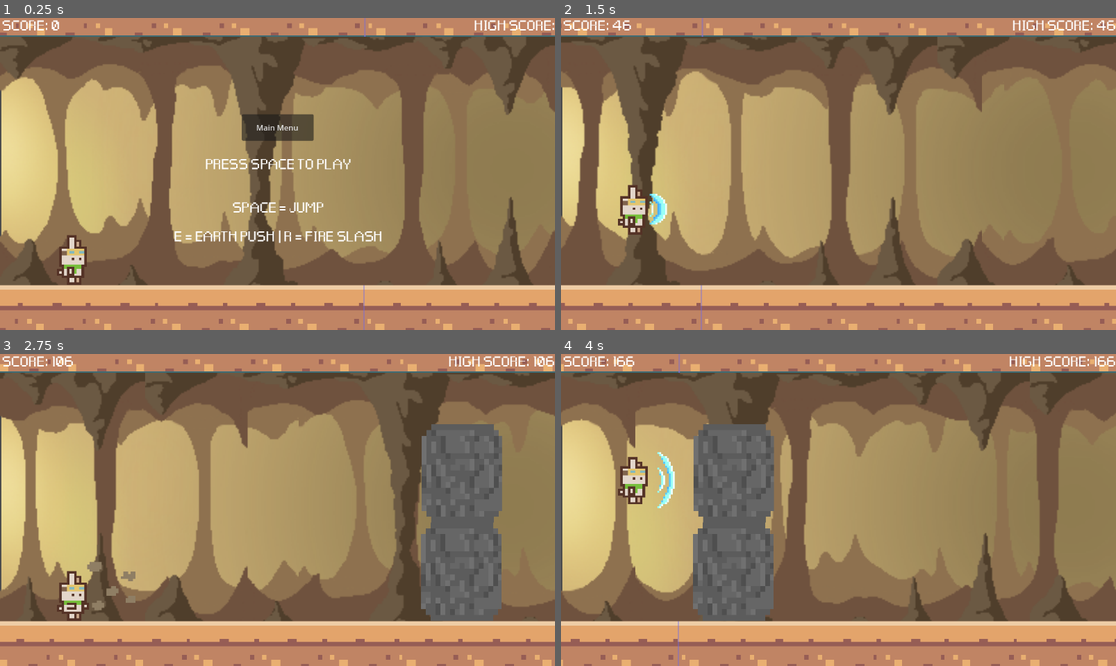
Above: before the commit, frames 1-4 (two rows, left to right).
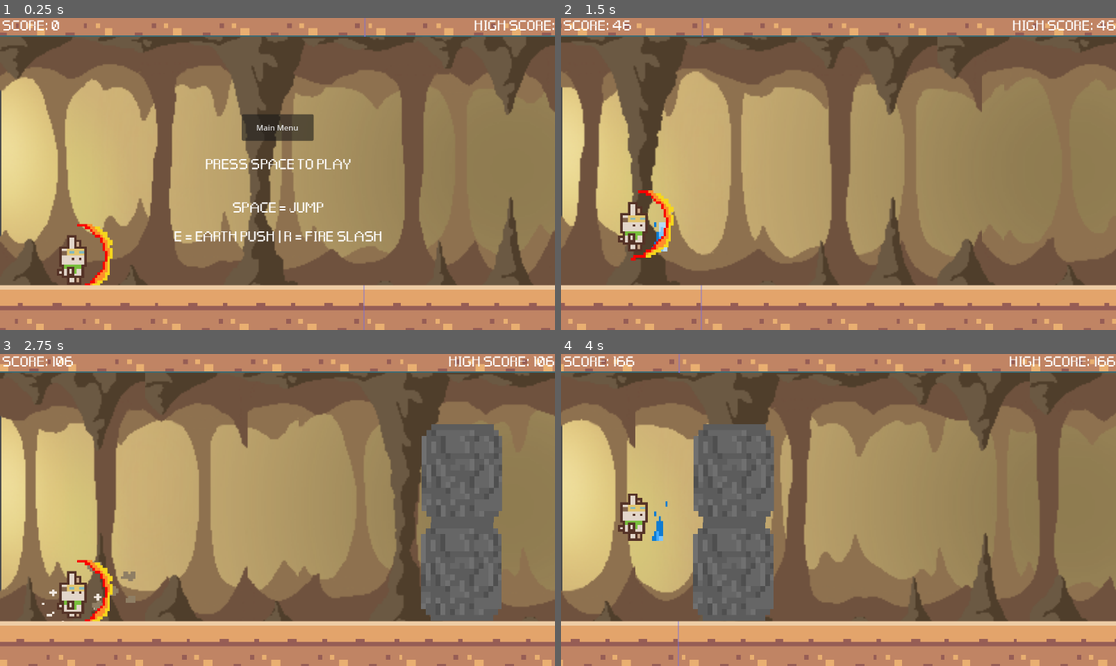
Above: after the commit, the same moments.

Repository: maryandrearv/the-elemental-path
Game: Godot game, scene res://scenes/main.tscn
The game is run twice, just before and just after one commit, with the same random seed, the same clock (stepped at 60 frames per second) and the same inputs.
Inputs:
- Up to frame 1 (0.25 s): no input
- Up to frame 2 (1.5 s): tap Space at 0.5 s; tap W (water) at 0.6 s; tap Enter (ui_accept) at 0.77 s; tap Q (air) at 1.35 s
- Up to frame 3 (2.75 s): tap Enter (ui_accept) at 1.52 s; tap W (water) at 1.55, 2.3 s; tap E (earth) at 2.1 s
- Up to frame 4 (4 s): tap R (fire) at 2.85 s; tap Enter (ui_accept) at 3.02, 3.77 s; tap W (water) at 3.05, 3.6 s

The runs differ from the first frame. In frame 1, 0.4% of the frame differs, in the area x 13-21%, y 65-86%; in frame 2, 1.4%, in the area x 10-21%, y 53-78%; in frame 3, 0.6%; in frame 4, 1.4%.

Commit message:
Added new animation for water power

Diff:
--- a/runner/echo.gd
+++ b/runner/echo.gd
@@ -19,7 +19,7 @@
 const ANIMATION_DURATION: float = 1.0
 
 var GRAVITY : int = 3000
-const JUMP_SPEED : int = -1200
+const JUMP_SPEED : int = -1275
 
 
 func _on_ready():
@@ -52,7 +52,7 @@
 	elif Input.is_action_just_pressed("water"):
 		water_animation.visible = true
 		echo_sprite.play("cast")
-		water_animation.play("water")
+		water_animation.play("waterwall")
 		water_sound.play()
 		_hide_water_animation()
 
--- a/runner/scenes/Echo.tscn
+++ b/runner/scenes/Echo.tscn
@@ -1,10 +1,11 @@
-[gd_scene load_steps=36 format=3 uid="uid://l5lkp5yy3b20"]
+[gd_scene load_steps=43 format=3 uid="uid://l5lkp5yy3b20"]
 
 [ext_resource type="Script" path="res://echo.gd" id="1_yj31d"]
 [ext_resource type="Texture2D" uid="uid://bnkn33uq2rc2r" path="res://sprites/EchoSpritesheet.png" id="2_qb8ms"]
 [ext_resource type="Texture2D" uid="uid://bb1xdvnxgej31" path="res://sprites/Water Effect and Bullet 16x16.png" id="3_v8dir"]
 [ext_resource type="Texture2D" uid="uid://cdr430oh8005q" path="res://sprites/Fire slash sprite.png" id="3_x35eh"]
 [ext_resource type="AudioStream" uid="uid://c5v63qm6mv3m7" path="res://audio/FireSlash.mp3" id="4_g3xbk"]
+[ext_resource type="Texture2D" uid="uid://mc7hwc0rdwcn" path="res://sprites/WaterWall.png" id="4_rxo5s"]
 [ext_resource type="AudioStream" uid="uid://bvlvd0ypchk0c" path="res://audio/rocksound.mp3" id="5_adel0"]
 [ext_resource type="AudioStream" uid="uid://yyc4mkjnw0th" path="res://audio/RetroJump.mp3" id="6_dl45f"]
 [ext_resource type="AudioStream" uid="uid://du64re8djojgd" path="res://audio/AirJumpWhoosh.mp3" id="8_me835"]
@@ -147,6 +148,30 @@
 atlas = ExtResource("3_v8dir")
 region = Rect2(193, 49, 14, 31)
 
+[sub_resource type="AtlasTexture" id="AtlasTexture_ro3av"]
+atlas = ExtResource("4_rxo5s")
+region = Rect2(0, 0, 32, 32)
+
+[sub_resource type="AtlasTexture" id="AtlasTexture_034bs"]
+atlas = ExtResource("4_rxo5s")
+region = Rect2(32, 0, 32, 32)
+
+[sub_resource type="AtlasTexture" id="AtlasTexture_o10mc"]
+atlas = ExtResource("4_rxo5s")
+region = Rect2(0, 32, 32, 32)
+
+[sub_resource type="AtlasTexture" id="AtlasTexture_8b6ay"]
+atlas = ExtResource("4_rxo5s")
+region = Rect2(32, 32, 32, 32)
+
+[sub_resource type="AtlasTexture" id="AtlasTexture_y5t3e"]
+atlas = ExtResource("4_rxo5s")
+region = Rect2(0, 64, 32, 32)
+
+[sub_resource type="AtlasTexture" id="AtlasTexture_e7ogl"]
+atlas = ExtResource("4_rxo5s")
+region = Rect2(32, 64, 32, 32)
+
 [sub_resource type="SpriteFrames" id="SpriteFrames_cvafy"]
 animations = [{
 "frames": [{
@@ -162,6 +187,29 @@
 "loop": true,
 "name": &"water",
 "speed": 4.0
+}, {
+"frames": [{
+"duration": 1.0,
+"texture": SubResource("AtlasTexture_ro3av")
+}, {
+"duration": 1.0,
+"texture": SubResource("AtlasTexture_034bs")
+}, {
+"duration": 1.0,
+"texture": SubResource("AtlasTexture_o10mc")
+}, {
+"duration": 1.0,
+"texture": SubResource("AtlasTexture_8b6ay")
+}, {
+"duration": 1.0,
+"texture": SubResource("AtlasTexture_y5t3e")
+}, {
+"duration": 1.0,
+"texture": SubResource("AtlasTexture_e7ogl")
+}],
+"loop": true,
+"name": &"waterwall",
+"speed": 9.0
 }]
 
 [sub_resource type="AtlasTexture" id="AtlasTexture_y1o48"]
@@ -230,14 +278,13 @@
 [node name="Water" type="AnimatedSprite2D" parent="."]
 visible = false
 texture_filter = 1
-position = Vector2(62, 42)
-scale = Vector2(4, 4)
+position = Vector2(99, 21)
+scale = Vector2(4.625, 10.25)
 sprite_frames = SubResource("SpriteFrames_cvafy")
-animation = &"water"
-frame_progress = 0.476749
+animation = &"waterwall"
+frame_progress = 0.187203
 
 [node name="Fire" type="AnimatedSprite2D" parent="."]
-visible = false
 texture_filter = 1
 position = Vector2(47, 44)
 scale = Vector2(5.25, 5.59375)
Binary file added: runner/sprites/WaterWall.png
Not shown, added: runner/sprites/WaterWall.png.import
